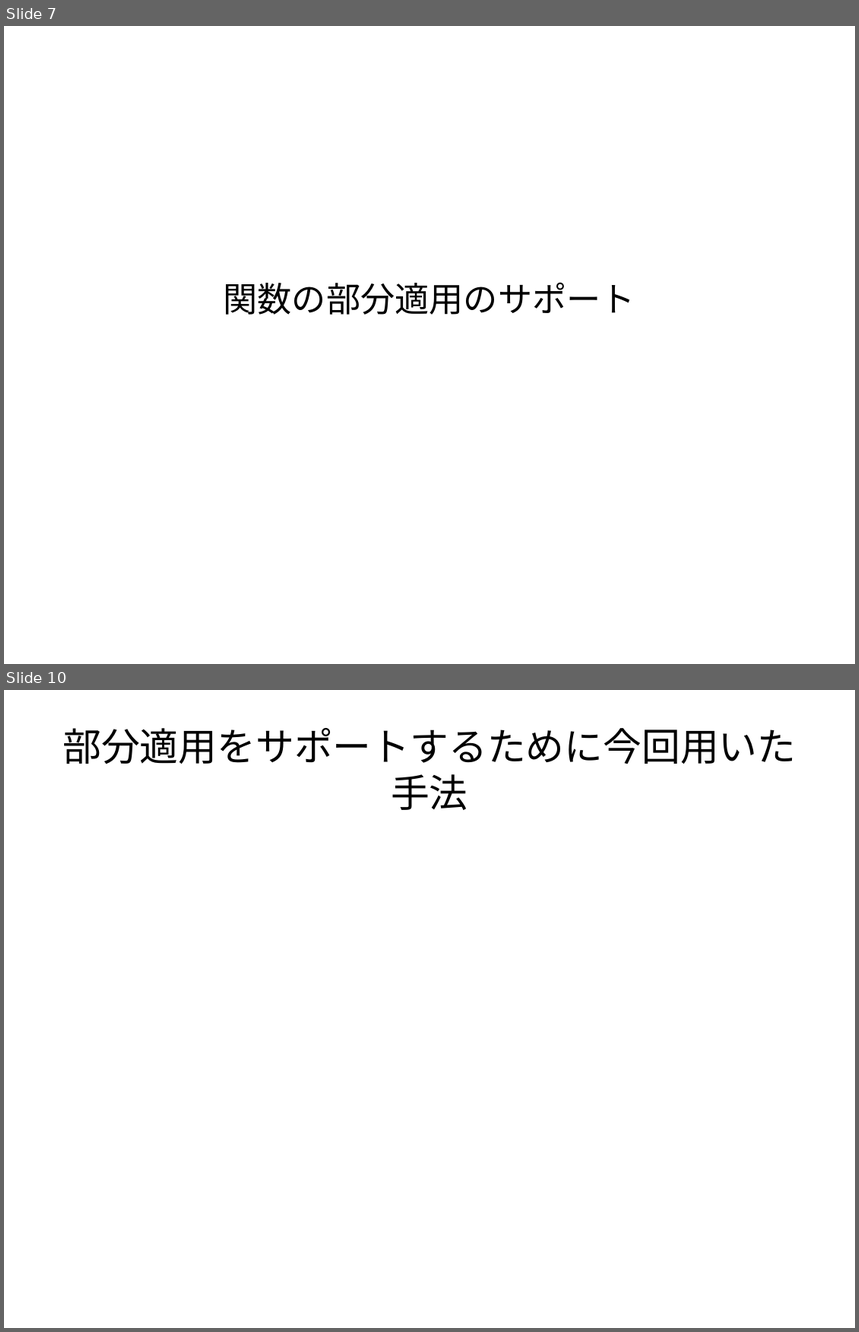
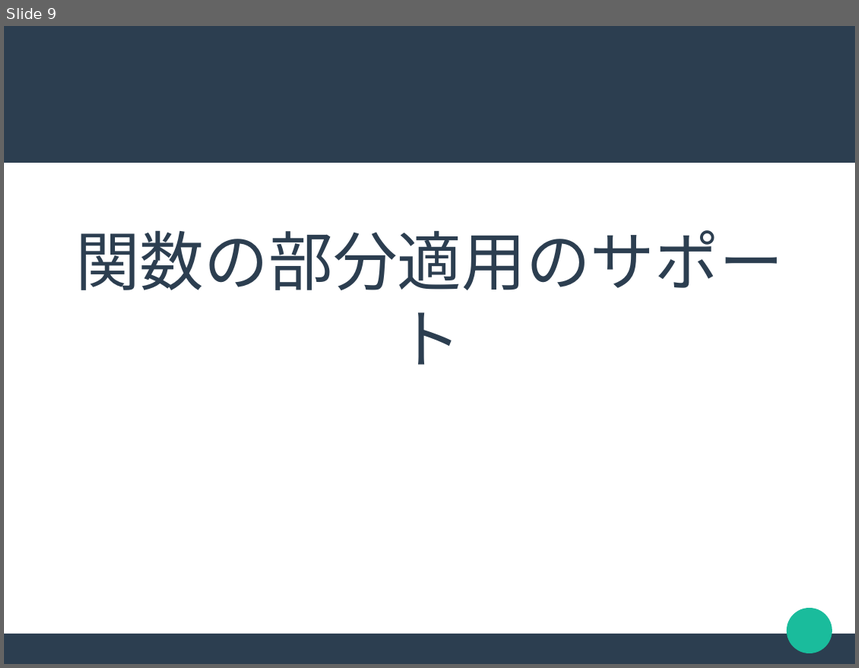
Before and after one commit to akawashiro/hml, a slide deck: hml.odp. Shown one above the other, each under a label of ours: slides 7 and 10 before the commit, slide 9 after it; the slides between them are not shown. The pictures are 859x1332 and 859x668 pixels, drawn with LibreOffice and Linux fonts; fonts in the diff are those of the drawing. Boxes give left, top, right and bottom in pixels: in the first picture for what was removed or moved away, otherwise in the second. Text is boxed around its words. In the diff, an @@ line names an element or a change of style, - is before the commit and + after.

```diff
--- a/hml.odp
+++ b/hml.odp
@@ slide 10 removed at [4,690,855,1328], background #FFFFFF @@
@@ title removed at [63,728,796,810] @@
-部分適用をサポートするために今回用いた手法
@@ what was slide 7 is now slide 9 @@
@@ slide 9 changed as well @@
@@ rectangle added at [4,26,855,163], fill #2C3E50 @@
@@ subtitle "関数の部分適用のサポート" at [75,230,783,365]: size 32 to 60 pt, font Arial to Lato, text colour #000000 to #2C3E50 @@
@@ ellipse added at [788,608,833,654], fill #1ABC9C @@
@@ rectangle added at [4,634,855,664], fill #2C3E50 @@
```
Also in this commit, not shown: 7 other slides changed, 6 slides added, 3 other slides removed.
